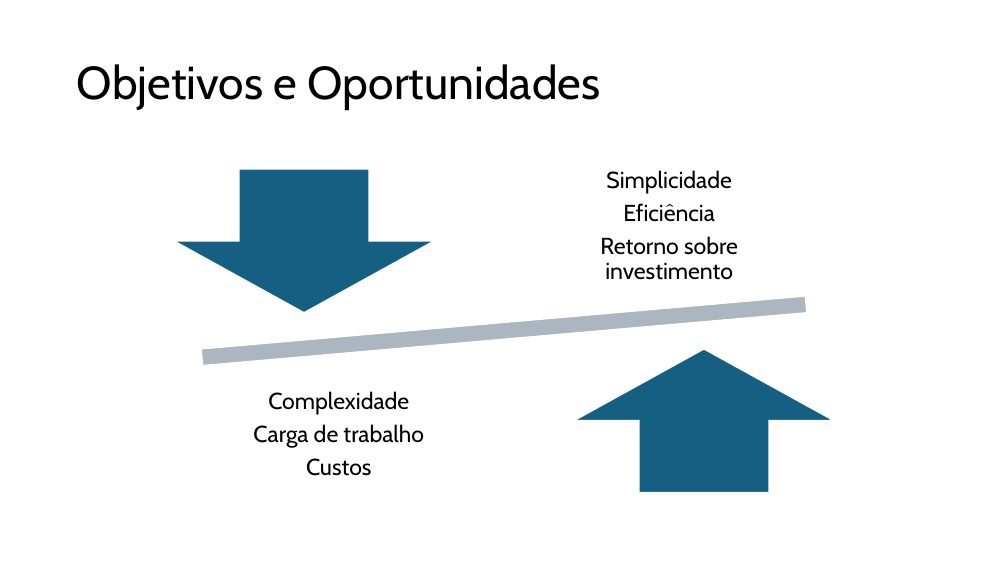
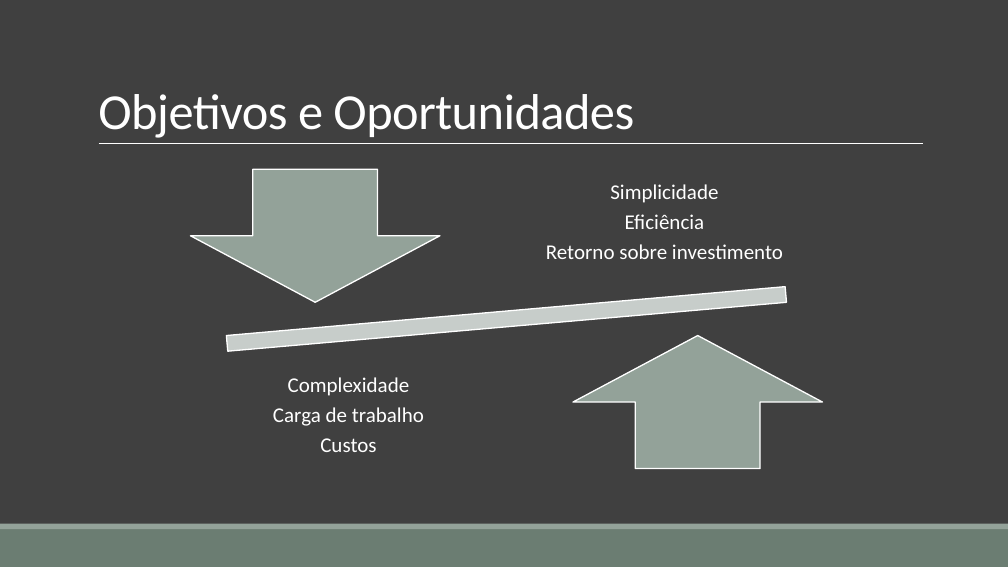
Before and after one commit to cglima/CASSIANA_BARRETO_DDF_TECH_032024, a slide deck: slide 3 of Case Tecnologia.pptx. Drawn at 1008x567 pixels with LibreOffice and Linux fonts; fonts in the diff are those of the drawing. Boxes give left, top, right and bottom in pixels: in the first picture for what was removed or moved away, otherwise in the second. Text is boxed around its words. In the diff, an @@ line names an element or a change of style, - is before the commit and + after.

```diff
--- a/Case Tecnologia.pptx
+++ b/Case Tecnologia.pptx
@@ background #FFFFFF to #404040 @@
@@ title "Objetivos e Oportunidades": place and size @@
-title "Objetivos e Oportunidades" at <box>77,64,601,110</box>
+title "Objetivos e Oportunidades" at <box>98,94,634,138</box>
@@ title "Objetivos e Oportunidades" at <box>98,94,634,138</box>: size 44 to 48 pt, font Cabin to Calibri, text colour #000000 to #FFFFFF, letter spacing 0 to -0.5 pt; line spacing 0.9 to 0.85; vertical alignment middle to bottom @@
@@ line added from (99, 144) to (923, 144), #FFFFFF 0.5 pt @@
@@ down arrow: place and size @@
-down arrow at <box>174,169,435,312</box>
+down arrow at <box>191,169,440,302</box>
@@ down arrow at <box>191,169,440,302</box>: fill #156082 to #93A299; outline #FFFFFF 1.5 pt to #FFFFFF 1.25 pt @@
@@ text "Simplicidade" at <box>546,184,783,259</box>: size 22 to 20 pt, font Cabin to Calibri, text colour #000000 to #FFFFFF @@
@@ math minus: place and size @@
-math minus at <box>90,259,919,403</box>
+math minus at <box>123,253,890,386</box>
@@ math minus at <box>123,253,890,386</box>: fill #ACB7C1 to #C8CECA; outline #FFFFFF 1.5 pt to #FFFFFF 1.25 pt @@
@@ text "Complexidade" at <box>273,377,424,452</box>: size 22 to 20 pt, font Cabin to Calibri, text colour #000000 to #FFFFFF @@
@@ text "Complexidade": place and size @@
-text "Complexidade" at <box>253,391,424,476</box>
+text "Complexidade" at <box>273,377,424,452</box>
@@ up arrow at <box>573,336,823,469</box>: fill #156082 to #93A299; outline #FFFFFF 1.5 pt to #FFFFFF 1.25 pt @@
@@ up arrow: place and size @@
-up arrow at <box>574,349,835,492</box>
+up arrow at <box>573,336,823,469</box>
@@ rectangle added at <box>0,529,1008,567</box>, fill #6B7D72 @@
@@ rectangle added at <box>0,524,1008,529</box>, fill #93A299 @@
```
Also in this commit, not shown: 6 other slides changed, 9 slides added, 8 slides removed, 1 other file.
